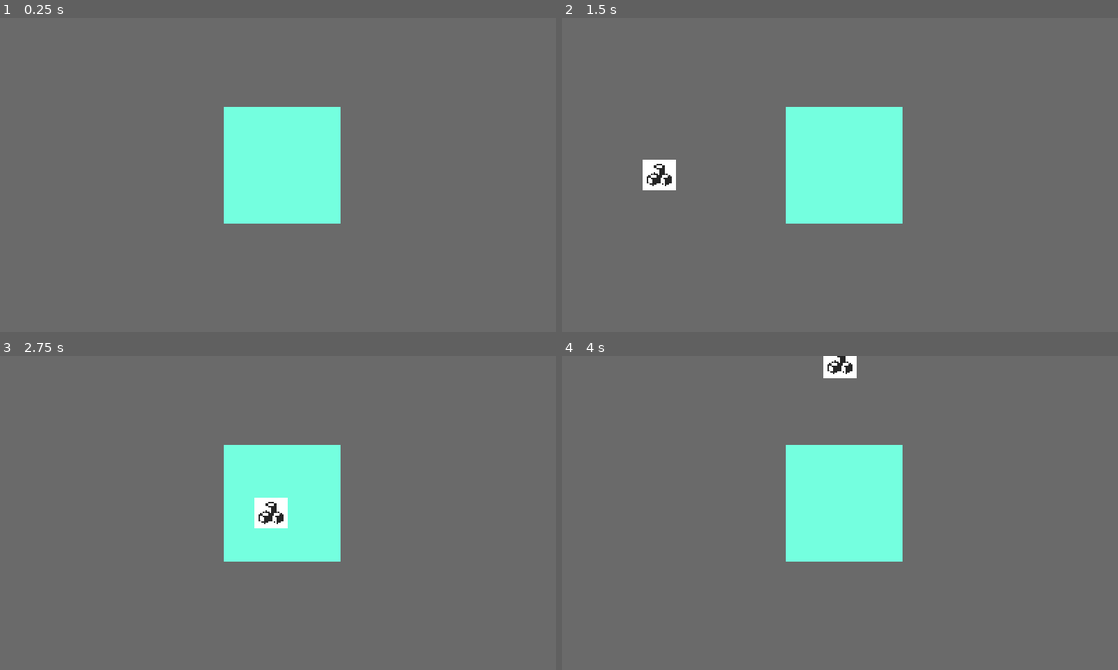
Above: before the commit, frames 1-4 (two rows, left to right).
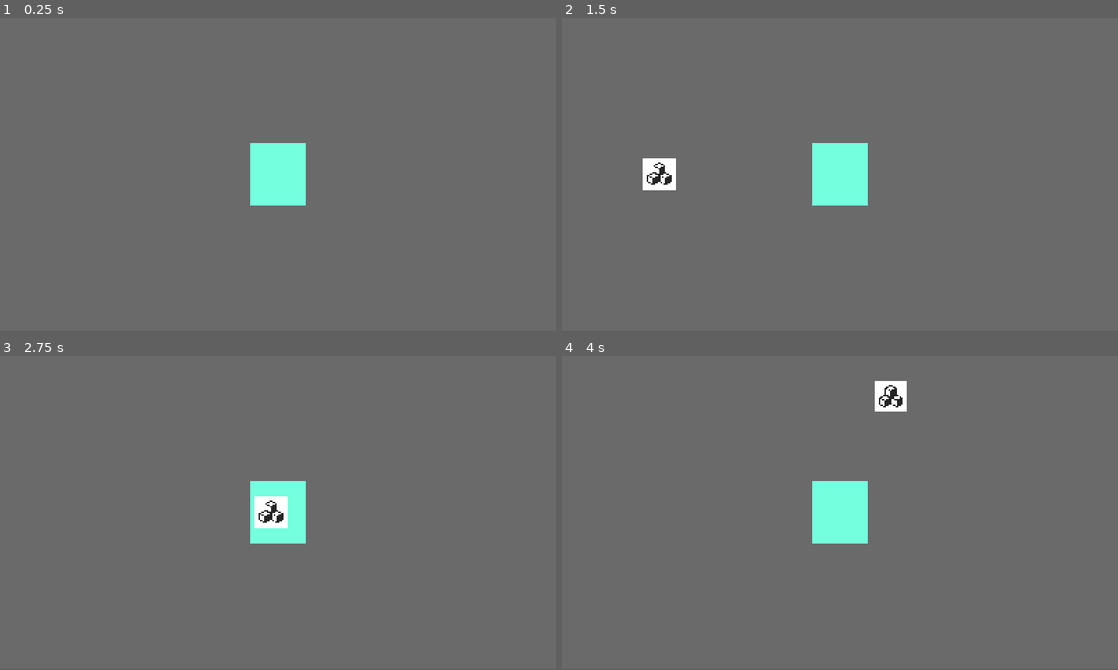
Above: after the commit, the same moments.

Repository: Kondoorsoft/Governor
Game: Godot game, scene res://scenes/TestScene/TestScene.tscn
The game is run twice, just before and just after one commit, with the same random seed, the same clock (stepped at 60 frames per second) and the same inputs. This scene is started directly instead of the project's main scene.
Inputs:
- Up to frame 1 (0.25 s): no input
- Up to frame 2 (1.5 s): tap Enter at 0.5 s; hold D (primary_right) 0.53-1.28 s; hold S (primary_down) from 1.28 s (still down)
- Up to frame 3 (2.75 s): release S (primary_down) at 2.03 s; hold D (primary_right) from 2.03 s (still down)
- Up to frame 4 (4 s): release D (primary_right) at 2.78 s; hold Up (primary_up) 2.78-3.53 s; hold S (primary_down) from 3.53 s (still down)
In our replay, the window is 800x452 before the commit and 800x450 after it. These sizes can differ from the game's own. Grey fills any space a smaller window leaves; there, only what the larger window draws over its background counts as a difference.

The runs differ from the first frame. In frame 1, 5.8% of the frame differs, in the area x 40-62%, y 28-66%; in frame 2, 5.9%; in frame 3, 5.9%; in frame 4, 6.8%, in the area x 40-62%, y 0-66%.

Commit message:
Some more code changes

Diff:
--- a/project.godot
+++ b/project.godot
@@ -18,12 +18,13 @@
 
 [autoload]
 
-Globals="*res://scripts/Globals.gd"
+Globals="*res://scripts/autoloads/Globals.gd"
+SignalBus="*res://scripts/autoloads/SignalBus.gd"
 
 [display]
 
 window/size/viewport_width=400
-window/size/viewport_height=226
+window/size/viewport_height=225
 window/size/window_width_override=1920
 window/size/window_height_override=1080
 window/stretch/mode="viewport"
--- a/scenes/TestScene/Data.gd
+++ b/scenes/TestScene/Data.gd
@@ -1,20 +1,7 @@
 extends CharacterBody2D
 
 @export var spawn_index: int
-
-const default_x := 100
-const default_y := 0
-
-@export var adjusted_x := default_x
-@export var adjusted_y := default_y
-
-var current_movement_x := default_x
-var current_movement_y := default_y
+@export var current_velocity: Vector2 = Globals.INITIAL_VELOCITY
 
 func _process(delta: float) -> void:
-	if adjusted_x != current_movement_x:
-		current_movement_x = adjusted_x
-	if adjusted_y != current_movement_y:
-		current_movement_y = adjusted_y
-
-	move_and_collide(Vector2(current_movement_x * delta, current_movement_y * delta))
+	move_and_collide(Vector2(current_velocity.x * delta, current_velocity.y * delta))
--- a/scenes/TestScene/TestScene.tscn
+++ b/scenes/TestScene/TestScene.tscn
@@ -2,18 +2,24 @@
 
 [ext_resource type="Script" path="res://scenes/TestScene/Window.gd" id="1_230qn"]
 
-[sub_resource type="CircleShape2D" id="CircleShape2D_n0yrc"]
-radius = 42.0
+[sub_resource type="RectangleShape2D" id="RectangleShape2D_57nro"]
+size = Vector2(40, 45)
 
-[node name="TestScene" type="Control"]
+[node name="TestScene" type="Node2D"]
+position = Vector2(2.08165e-12, 2.08165e-12)
+script = ExtResource("1_230qn")
+
+[node name="FullWindow" type="Control" parent="."]
 layout_mode = 3
 anchors_preset = 15
 anchor_right = 1.0
 anchor_bottom = 1.0
+offset_right = 400.0
+offset_bottom = 225.0
 grow_horizontal = 2
 grow_vertical = 2
 
-[node name="Background" type="ColorRect" parent="."]
+[node name="Background" type="ColorRect" parent="FullWindow"]
 layout_mode = 1
 anchors_preset = 15
 anchor_right = 1.0
@@ -22,20 +28,31 @@
 grow_vertical = 2
 color = Color(0.415686, 0.415686, 0.415686, 1)
 
-[node name="ColorRect" type="ColorRect" parent="."]
-layout_mode = 0
-offset_left = 161.0
-offset_top = 64.0
-offset_right = 245.0
-offset_bottom = 148.0
+[node name="Center" type="Control" parent="FullWindow"]
+layout_mode = 1
+anchors_preset = 8
+anchor_left = 0.5
+anchor_top = 0.5
+anchor_right = 0.5
+anchor_bottom = 0.5
+offset_left = -20.0
+offset_top = -22.5
+offset_right = 20.0
+offset_bottom = 22.5
+grow_horizontal = 2
+grow_vertical = 2
+
+[node name="Background" type="ColorRect" parent="FullWindow/Center"]
+layout_mode = 1
+anchors_preset = 15
+anchor_right = 1.0
+anchor_bottom = 1.0
+grow_horizontal = 2
+grow_vertical = 2
 color = Color(0.454902, 1, 0.87451, 1)
 
-[node name="Window" type="Node2D" parent="."]
-position = Vector2(2.08165e-12, 2.08165e-12)
-script = ExtResource("1_230qn")
+[node name="ActionWindow" type="Area2D" parent="FullWindow/Center"]
 
-[node name="ActionWindow" type="Area2D" parent="Window"]
-
-[node name="CollisionShape2D" type="CollisionShape2D" parent="Window/ActionWindow"]
-position = Vector2(203, 106)
-shape = SubResource("CircleShape2D_n0yrc")
+[node name="CollisionShape2D" type="CollisionShape2D" parent="FullWindow/Center/ActionWindow"]
+position = Vector2(20, 22.5)
+shape = SubResource("RectangleShape2D_57nro")
--- a/scenes/TestScene/Window.gd
+++ b/scenes/TestScene/Window.gd
@@ -1,13 +1,15 @@
 extends Node2D
 
 @onready var data := preload("res://scenes/TestScene/Data.tscn")
-@onready var action_window: Area2D = $ActionWindow
+@onready var action_window: Area2D = $FullWindow/Center/ActionWindow
 
 var timer: Timer
 var current_spawn_index := 0
 var enemy_spawn: Vector2
 
 func _ready():
+
+	action_window.connect('body_exited', Callable(self, 'data_missed'))
 
 	enemy_spawn = Vector2(20, get_viewport_rect().size.y / 2)
 
@@ -23,17 +25,25 @@
 	var next_data: CharacterBody2D = null
 	if len(Globals.spawned) > 0 && len(collisions) > 0:
 		for obj in collisions:
-			if obj.name == 'Data' && obj.spawn_index == Globals.spawned[0]:
+			if obj.get('spawn_index') != null && obj.spawn_index == Globals.spawned[0]:
 				next_data = obj
-				print(Globals.spawned)
-				print(next_data)
-				print(next_data.spawn_index)
 				break
 
 	if Input.is_action_just_pressed('primary_up') && next_data != null:
 		Globals.spawned.pop_front()
-		next_data.adjusted_x = 0
-		next_data.adjusted_y = -90
+		Globals.set_velocity(Globals.VELOCITIES.north)
+		next_data = null
+
+
+	elif Input.is_action_just_pressed('primary_right') && next_data != null:
+		Globals.spawned.pop_front()
+		Globals.set_velocity(Globals.VELOCITIES.east)
+		next_data = null
+
+	elif Input.is_action_just_pressed('primary_down') && next_data != null:
+		Globals.spawned.pop_front()
+		Globals.set_velocity(Globals.VELOCITIES.south)
+		next_data = null
 
 func spawn_data():
 	var enemy = data.instantiate()
@@ -44,3 +54,6 @@
 	add_child(enemy)
 	timer.set_wait_time(5)
 	timer.start()
+
+func data_missed(body: Node2D):
+	body.current_velocity = Globals.current_velocity
--- a/scripts/Globals.gd
+++ /dev/null
@@ -1,5 +0,0 @@
-extends Node
-
-var spawned: Array[int] = []
-
-var current_direction: Vector2
--- /dev/null
+++ b/scripts/autoloads/Globals.gd
@@ -0,0 +1,15 @@
+extends Node
+
+const DEFAULT_SPEED := 100
+const VELOCITIES := {
+    "north": Vector2(0, DEFAULT_SPEED * -1),
+    "south": Vector2(0, DEFAULT_SPEED),
+    "east": Vector2(DEFAULT_SPEED, 0)
+}
+const INITIAL_VELOCITY := VELOCITIES.east
+
+var spawned: Array[int] = []
+var current_velocity: Vector2 = VELOCITIES.south
+
+func set_velocity(new_velocity: Vector2):
+    current_velocity = new_velocity
--- /dev/null
+++ b/scripts/autoloads/SignalBus.gd
@@ -0,0 +1 @@
+extends Node
